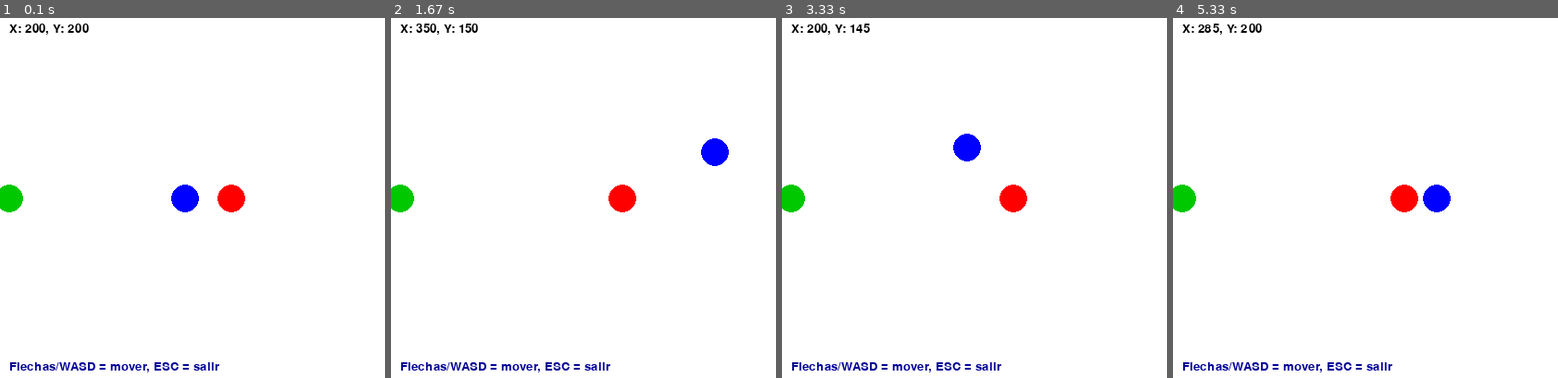
Above: before the commit, frames 1-4 (left to right).
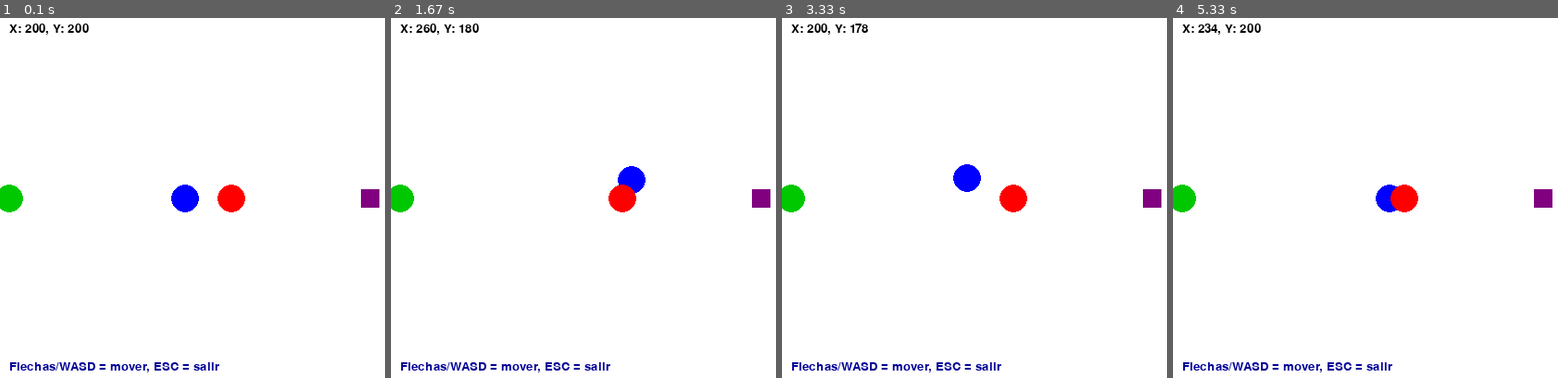
Above: after the commit, the same moments.

Repository: diego-abp/proyecto-animales
Game: pygame game, started from proyecto especies.py
Same seed, same stepped clock (60 frames per second), same inputs: the game is played once before the commit and once after it.
Inputs:
- Up to frame 1 (0.1 s): no input
- Up to frame 2 (1.67 s): hold Right 0.33-0.8 s; hold Up 0.83-1.13 s; hold Right 1.17-1.63 s
- Up to frame 3 (3.33 s): hold Left 1.67-2.2 s; hold Down 2.23-2.53 s; hold Left 2.57-2.97 s; hold Up from 3 s (still down)
- Up to frame 4 (5.33 s): release Up at 3.37 s; hold Right 3.4-4.03 s; hold Down 4.07-4.43 s; hold Left 4.47-4.93 s; hold Right from 4.97 s (still down)

The runs differ from the first frame. In frame 1, 0.2% of the frame differs, in the area x 93-99%, y 47-53%; in frame 2, 1.2%; in frame 3, 1.2%; in frame 4, 1.2%, in the area x 8-99%, y 1-54%.

Commit message:
se agrego omnivoro

Diff:
--- a/proyecto especies.py
+++ b/proyecto especies.py
@@ -16,15 +16,15 @@
         self.comer = comer
 
 class Carnivoro(Especies):
-    def __init__(self, x, y, vida, reproducirse=True, salto=5):
+    def __init__(self, x, y, vida, reproducirse=True, salto=4):
         super().__init__(x, y, vida, reproducirse, salto, True, True, True)
 
 class Herbivoro(Especies):
-    def __init__(self, x, y, vida, reproducirse=True, salto=5):
+    def __init__(self, x, y, vida, reproducirse=True, salto=4):
         super().__init__(x, y, vida, reproducirse, salto, False, True, True)
 
 class Omnivoro(Especies):
-    def __init__(self, x, y, vida, reproducirse=True, salto=5):
+    def __init__(self, x, y, vida, reproducirse=True, salto=4):
         super().__init__(x, y, vida, reproducirse, salto, True, True, True)
 
 class Planta(Especies):
@@ -32,66 +32,69 @@
         super().__init__(x, y, vida, reproducirse, 0, False, False, False)
 
 class Personaje:
-	def __init__(self, x, y, vida):
-		self.posicion_x = x
-		self.posicion_y = y
-		self.vida = vida
-		self.salto = 5
-		self.escudo_activo = False
-		self.velocidad_extra = 0
-		self.ticks_velocidad = 0
-
-	def mover_arriba(self):
-		salto = self.salto + self.velocidad_extra
-		if(self.posicion_y >0):
-			self.posicion_y = self.posicion_y - salto
-		else:
-			self.posicion_y = 200
-			self.posicion_x = 250
-
-	def mover_abajo(self):
-		salto = self.salto + self.velocidad_extra
-		if(self.posicion_y <360):
-			self.posicion_y = self.posicion_y + salto
-		else:
-			self.posicion_y = 200
-			self.posicion_x = 250
-
-	def mover_derecha(self):
-		salto = self.salto + self.velocidad_extra
-		if (self.posicion_x < 490):
-			self.posicion_x = self.posicion_x + salto
-		else:
-			self.posicion_x = 250
-			self.posicion_y = 200
-
-	def mover_izquierda(self):
-		salto = self.salto + self.velocidad_extra
-		if (self.posicion_x > 0):
-			self.posicion_x = self.posicion_x - salto
-		else:
-			self.posicion_x = 250
-			self.posicion_y = 200
-	def activar_escudo(self):
-		self.escudo_activo = True
-
-	def desactivar_escudo(self):
-		self.escudo_activo = False
-
-	def activar_velocidad_extra(self):
-		self.velocidad_extra = 2
-		self.ticks_velocidad = 10  # dura 10 movimientos
-
-	def tick_velocidad(self):
-		if self.ticks_velocidad > 0:
-			self.ticks_velocidad -= 1
-			if self.ticks_velocidad == 0:
-				self.velocidad_extra = 0
+    def __init__(self, x, y, vida):
+        self.posicion_x = x
+        self.posicion_y = y
+        self.vida = vida
+        # velocidad base (píxeles por frame). Reducida para movimiento más lento.
+        self.salto = 2
+        self.escudo_activo = False
+        self.velocidad_extra = 0
+        self.ticks_velocidad = 0
+
+    def mover_arriba(self):
+        salto = self.salto + self.velocidad_extra
+        if self.posicion_y > 0:
+            self.posicion_y = self.posicion_y - salto
+        else:
+            self.posicion_y = 200
+            self.posicion_x = 250
+
+    def mover_abajo(self):
+        salto = self.salto + self.velocidad_extra
+        if self.posicion_y < 360:
+            self.posicion_y = self.posicion_y + salto
+        else:
+            self.posicion_y = 200
+            self.posicion_x = 250
+
+    def mover_derecha(self):
+        salto = self.salto + self.velocidad_extra
+        if self.posicion_x < 490:
+            self.posicion_x = self.posicion_x + salto
+        else:
+            self.posicion_x = 250
+            self.posicion_y = 200
+
+    def mover_izquierda(self):
+        salto = self.salto + self.velocidad_extra
+        if self.posicion_x > 0:
+            self.posicion_x = self.posicion_x - salto
+        else:
+            self.posicion_x = 250
+            self.posicion_y = 200
+
+    def activar_escudo(self):
+        self.escudo_activo = True
+
+    def desactivar_escudo(self):
+        self.escudo_activo = False
+
+    def activar_velocidad_extra(self):
+        # bono de velocidad temporal (mantener pequeño para no romper la sensación)
+        self.velocidad_extra = 1
+        self.ticks_velocidad = 10  # dura 10 movimientos
+
+    def tick_velocidad(self):
+        if self.ticks_velocidad > 0:
+            self.ticks_velocidad -= 1
+            if self.ticks_velocidad == 0:
+                self.velocidad_extra = 0
 
 class Caballero(Personaje):
-	def __init__(self, x, y, vida, defensa):
-		super().__init__(x,y,vida)
-		self.defensa = defensa
+    def __init__(self, x, y, vida, defensa):
+        super().__init__(x, y, vida)
+        self.defensa = defensa
 
 class VistaPygame:
     """Interfaz simple usando pygame: dibuja 3 entidades y permite mover el personaje.
@@ -112,6 +115,7 @@
         # Entidades
         self.carnivoro = Carnivoro(250, 200, 100)
         self.herbivoro = Herbivoro(10, 200, 100)
+        self.omnivoro = Omnivoro(400, 200, 100)
         self.personaje = Personaje(200, 200, 100)
 
         # Fuente para texto
@@ -156,6 +160,12 @@
         # Herbívoro
         pygame.draw.circle(self.screen, (0, 200, 0), (int(self.herbivoro.posicion_x), int(self.herbivoro.posicion_y)), 15)
 
+        # Omnívoro: dibujar como cuadrado morado
+        omni_size = 20
+        omni_x = int(self.omnivoro.posicion_x) - omni_size // 2
+        omni_y = int(self.omnivoro.posicion_y) - omni_size // 2
+        pygame.draw.rect(self.screen, (128, 0, 128), (omni_x, omni_y, omni_size, omni_size))
+
         # Instrucciones
         instrucciones = self.font.render("Flechas/WASD = mover, ESC = salir", True, (0, 0, 150))
         self.screen.blit(instrucciones, (10, self.alto - 25))
